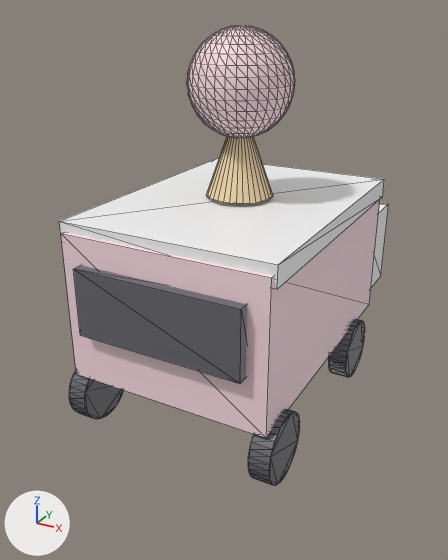
Renders of the glTF model Assets/Resources/Snack/Towers/IceCreamTruck.glb from each side of a commit.
Both versions are drawn from a 50 mm lens placed at (0.831, -1.549, 1.174), pointed at (-0.056, 0.065, 0.367). Arrows for +X, +Y and +Z are at lower left; the lights stay in place. The older version comes first. Mesh edges are drawn as thin lines. Where no turn or scale is listed for an object, it has been applied to the vertices.
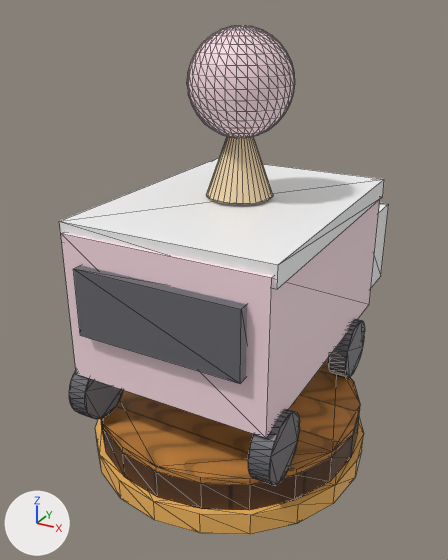
The newer file is also turned or shifted as a whole; pictures and numbers use the older file's frame.

The change, as JSON lines over the scene's bpy script:
```json
{"op": "add", "block": "img_woodsideband", "code": ["img_woodsideband = load_image('WoodSideBand', '_unpacked/WoodSideBand', 512, 256, 'sRGB')"]}
{"op": "add", "block": "img_woodtopplanks", "code": ["img_woodtopplanks = load_image('WoodTopPlanks', '_unpacked/WoodTopPlanks', 512, 512, 'sRGB')"]}
{"op": "add", "block": "mat_tierorange", "code": ["mat_tierorange = principled_material('TierOrange')", "mat_tierorange.base_color = (0.95, 0.5, 0.12)  # orange #f9bc61"]}
{"op": "add", "block": "mat_woodside", "code": ["mat_woodside = principled_material('WoodSide')", "mat_woodside.texture = img_woodsideband", "mat_woodside.roughness = 0.55"]}
{"op": "add", "block": "mat_woodtop", "code": ["mat_woodtop = principled_material('WoodTop')", "mat_woodtop.texture = img_woodtopplanks", "mat_woodtop.roughness = 0.55"]}
{"op": "add", "block": "me_cylinder_068", "code": ["me_cylinder_068 = bpy.data.meshes.new('Cylinder.068')", "me_cylinder_068.from_pydata(...)  # a 20-sided cylinder along z spanning x -0.45..0.45, y -0.45..0.45, z -0.035..0.035", "me_cylinder_068.materials.append(mat_tierorange)  # orange #f9bc61"]}
{"op": "add", "block": "me_cylinder_066", "code": ["me_cylinder_066 = bpy.data.meshes.new('Cylinder.066')", "me_cylinder_066.from_pydata(...)  # 60 vertices, 152 faces; spans x -0.43..0.43, y -0.43..0.43, z -0.045..0.065", "# faces by material slot: [76, 76]", "me_cylinder_066.materials.append(mat_woodside)  # picture img_woodsideband", "me_cylinder_066.materials.append(mat_woodtop)  # picture img_woodtopplanks"]}
{"op": "add", "block": "ob_rim", "code": ["ob_rim = bpy.data.objects.new('rim', me_cylinder_068)", "ob_rim.location = (0.0, 0.0, -0.145)"]}
{"op": "add", "block": "ob_pedestal", "code": ["ob_pedestal = bpy.data.objects.new('pedestal', me_cylinder_066)", "ob_pedestal.location = (0.0, 0.0, -0.065)"]}
```

Where the change shows, as pixel boxes (x1, y1, x2, y2) in the pictures (448 x 560 px):
```json
{"object": "pedestal", "change": "added", "after": [101, 357, 360, 510], "on screen": "brown", "faces in mat_woodtop (picture img_woodtopplanks)": [102, 357, 360, 485], "faces in mat_woodside (picture img_woodsideband)": [101, 411, 360, 510]}
{"object": "rim", "change": "added", "after": [96, 418, 364, 534], "on screen": "orange"}
```
